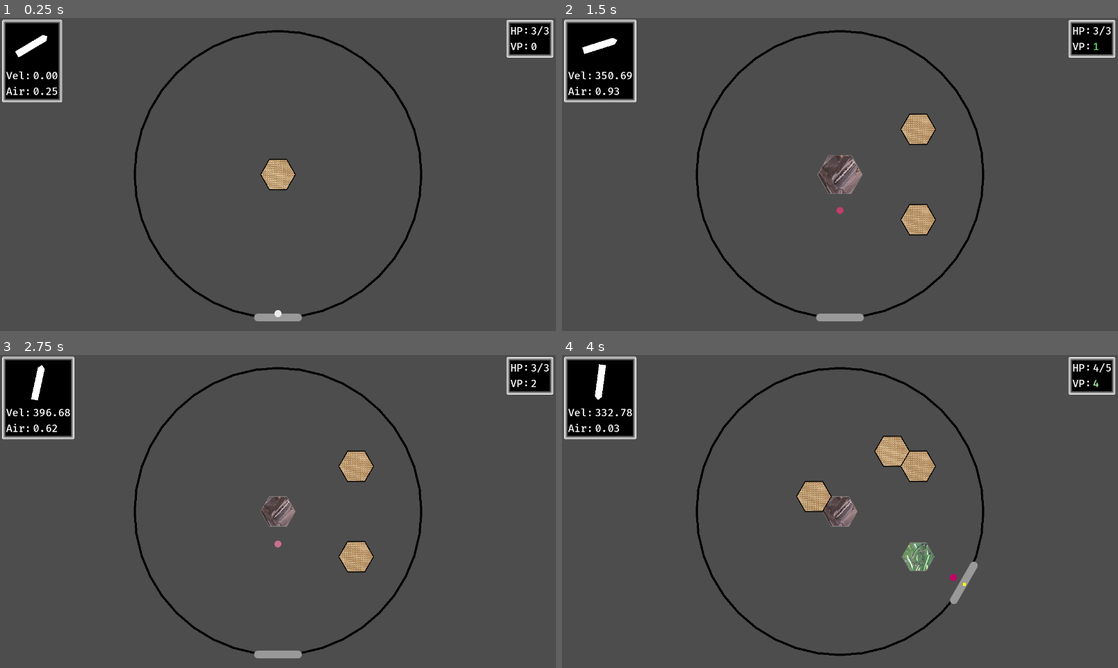
Above: before the commit, frames 1-4 (two rows, left to right).
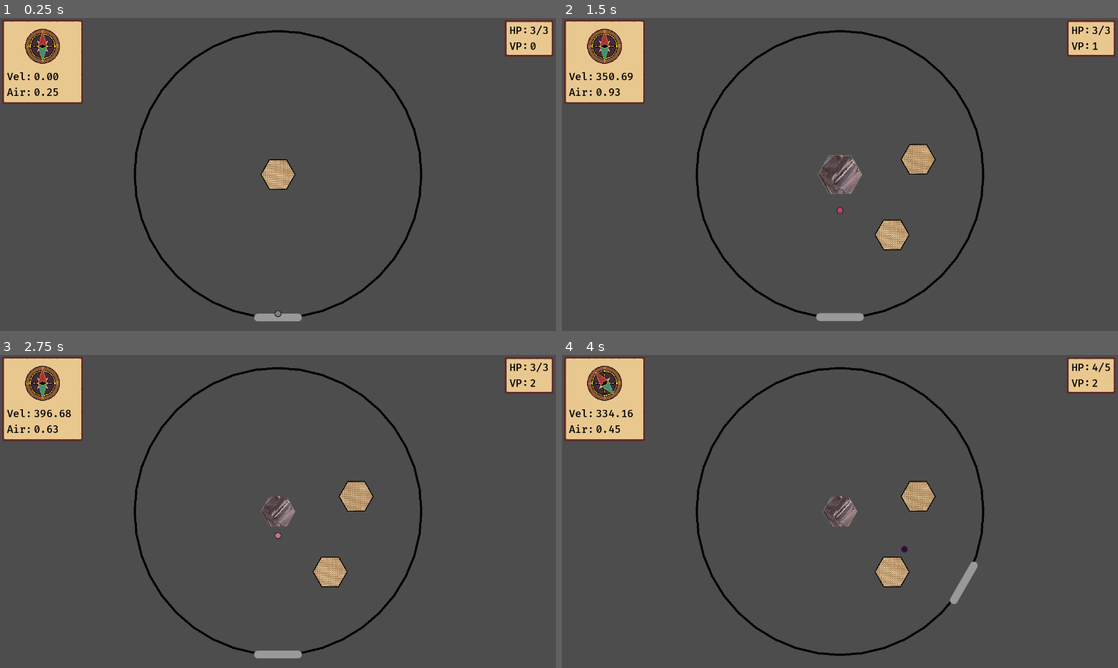
Above: after the commit, the same moments.

Repository: bjornarprytz/delay-discovery
Game: Godot game, scene res://main.tscn
Two runs of this game, one before a commit and one after it. Both use one fixed random seed, a clock stepped at 60 frames per second and the inputs below.
Inputs (mouse positions are in pixels of both pictures, inside the frame that each line leads up to):
- Up to frame 1 (0.25 s): no input
- Up to frame 2 (1.5 s): press the mouse at (840, 174) at 0.53 s; hold Right (ui_right) 0.53-1.28 s; release the mouse at (840, 174) at 1.28 s; hold Down (ui_down) from 1.28 s (still down); click (840, 174) at 1.35 s
- Up to frame 3 (2.75 s): release Down (ui_down) at 2.03 s; press the mouse at (278, 511) at 2.03 s; hold Right (ui_right) from 2.03 s (still down)
- Up to frame 4 (4 s): move the mouse to (917, 555) at 2.77 s; release Right (ui_right) at 2.78 s; release the mouse at (917, 555) at 2.78 s; hold Up (ui_up) 2.78-3.53 s; click (917, 555) at 2.85 s; press the mouse at (917, 555) at 3.53 s; hold Left (ui_left) from 3.53 s (still down)

The runs differ from the first frame. In frame 1, 5.0% of the frame differs, in the area x 0-100%, y 0-96%; in frame 2, 6.8%; in frame 3, 6.8%; in frame 4, 7.7%, in the area x 0-100%, y 0-75%.

Commit message:
many small tweaks

Diff:
--- a/src/autoloads/utility.gd
+++ b/src/autoloads/utility.gd
@@ -4,7 +4,7 @@
 	var tween = node.create_tween()
 	const shake_duration: float = 0.01
 
-	var n_shakes: int = int(duration / (shake_duration*2))
+	var n_shakes: int = int(duration / (shake_duration * 2))
 
 	for i in range(n_shakes):
 		tween.tween_property(node, "position", node.position + Vector2(randf_range(-magnitude, magnitude), randf_range(-magnitude, magnitude)), shake_duration)
@@ -56,7 +56,7 @@
 	)
 
 func random_vector() -> Vector2:
-	return Vector2(randf_range(-1,1), randf_range(-1,1))
+	return Vector2(randf_range(-1, 1), randf_range(-1, 1))
 
 func fade_in(node: CanvasItem, duration: float) -> Tween:
 	var tween = node.create_tween()
--- a/src/ball.gd
+++ b/src/ball.gd
@@ -4,6 +4,7 @@
 @export var center: Node2D
 @export var bounds_radius: float = 300.0
 @onready var audio: AudioStreamPlayer2D = %Audio
+@onready var polygon: RegularPolygon = %Polygon
 
 signal out_of_bounds
 signal hit_tile(tile: Tile)
@@ -36,4 +37,4 @@
 		audio.pitch_scale = randf_range(.9,1.1)
 		audio.play()
 
-		modulate = Utility.random_color()
+		polygon.modulate = Utility.random_color()
--- a/src/ball.tscn
+++ b/src/ball.tscn
@@ -24,10 +24,21 @@
 polygon = PackedVector2Array(8, 0, 7.60845, 2.47214, 6.47214, 4.70228, 4.70228, 6.47214, 2.47214, 7.60845, 4.89843e-16, …(270 unchanged characters)…
 
 [node name="Polygon" parent="." instance=ExtResource("1_6on2a")]
+unique_name_in_owner = true
+modulate = Color(0.548963, 0.548963, 0.548963, 1)
 color = Color(0.920995, 0.920995, 0.920995, 1)
 polygon = PackedVector2Array(8, 0, 7.60845, 2.47214, 6.47214, 4.70228, 4.70228, 6.47214, 2.47214, 7.60845, 4.89843e-16, …(270 unchanged characters)…
 size = 8.0
 n_sides = 20
+
+[node name="Border" parent="." instance=ExtResource("1_6on2a")]
+scale = Vector2(0.875, 0.875)
+color = Color(0.921569, 0.921569, 0.921569, 0)
+polygon = PackedVector2Array(8, 0, 7.60845, 2.47214, 6.47214, 4.70228, 4.70228, 6.47214, 2.47214, 7.60845, 4.89843e-16, 8, -2.47214, 7.60845, -4.70228, 6.47214, -6.47214, 4.70228, -7.60845, 2.47214, -8, 9.79685e-16, -7.60845, -2.47214, -6.47214, -4.70228, -4.70228, -6.47214, -2.47214, -7.60845, -1.46953e-15, -8, 2.47214, -7.60845, 4.70228, -6.47214, 6.47214, -4.70228, 7.60845, -2.47214)
+size = 8.0
+n_sides = 20
+border_color = Color(0.176419, 0.176419, 0.176419, 1)
+border_width = 2.3
 
 [node name="Audio" type="AudioStreamPlayer2D" parent="."]
 unique_name_in_owner = true
--- a/src/global_theme.tres
+++ b/src/global_theme.tres
@@ -9,13 +9,16 @@
 
 [sub_resource type="StyleBoxTexture" id="StyleBoxTexture_a20gn"]
 texture = ExtResource("1_hanp0")
-texture_margin_left = 9.0
-texture_margin_top = 9.0
-texture_margin_right = 9.0
-texture_margin_bottom = 9.0
+texture_margin_left = 6.0
+texture_margin_top = 6.0
+texture_margin_right = 6.0
+texture_margin_bottom = 6.0
+axis_stretch_horizontal = 1
+axis_stretch_vertical = 1
 
 [resource]
 PanelContainer/styles/panel = SubResource("StyleBoxTexture_a20gn")
+RichTextLabel/colors/default_color = Color(0, 0, 0, 1)
 RichTextLabel/font_sizes/normal_font_size = 24
 RichTextLabel/fonts/bold_font = ExtResource("2_hmq0m")
 RichTextLabel/fonts/mono_font = ExtResource("3_swvbi")
--- a/src/main.gd
+++ b/src/main.gd
@@ -17,93 +17,95 @@
 var lives = max_lives;
 
 var live_ball: Ball = null
-var current_air_time: float = 0
+var current_air_time: float = 0.0
 
 var score: int = 0:
-	set(value):
-		if score == value:
-			return
-		score = value
+    set(value):
+        if score == value:
+            return
+        score = value
 
-		score_text.text = str(score)
-		score_text.modulate = Color.LIME_GREEN
-		var tween = create_tween()
-		tween.tween_property(score_text, "modulate", Color.WHITE, 0.4)
+        score_text.text = str(score)
+        score_text.modulate = Color.LIME_GREEN
+        var tween = create_tween()
+        tween.tween_property(score_text, "modulate", Color.WHITE, 0.4)
 
 var combo: int = 0
 
 func _ready() -> void:
-	live_ball = paddle.prime()
-	live_ball.out_of_bounds.connect(_on_out_of_bounds)
-	live_ball.hit_tile.connect(_on_ball_hit_tile)
-	map.get_tile(Map.Coordinates.from_vec(Vector2.ZERO)).state = Tile.State.Placed
+    live_ball = paddle.prime()
+    live_ball.out_of_bounds.connect(_on_out_of_bounds)
+    map.get_tile(Map.Coordinates.from_vec(Vector2.ZERO)).state = Tile.State.Placed
 
-	Events.hit_tile.connect(_on_hit_tile)
-	Events.hit_paddle.connect(_on_hit_paddle)
+    Events.hit_tile.connect(_on_hit_tile)
+    Events.hit_paddle.connect(_on_hit_paddle)
 
-func _on_hit_tile(_tile: Tile):
-	score += 1
-	combo += 1
+func _on_hit_tile(tile: Tile):
+    score += 1
+    combo += 1
+
+    tile.state = Tile.State.Discovered
+
+    var tiles = map.get_tiles()
+
+    tiles.shuffle()
+
+    var placedTiles = 0
+    var undiscoveredTiles = 0
+    for t in tiles:
+        if (t.state == Tile.State.Hidden and placedTiles < TILES_TO_PLACE_UPON_DISCOVERY):
+            t.state = Tile.State.Placed
+            placedTiles += 1
+
+        if (t.state != Tile.State.Discovered):
+            undiscoveredTiles += 1
+
+
+    if undiscoveredTiles == 0:
+        score += combo
+        combo = 0
+        $CanvasLayer/WinText.show()
+        $CanvasLayer/WinText.text += ": %d" % score
+        live_ball.sleeping = true
 
 func _on_hit_paddle():
-	score += combo
-	if combo > 0:
-		paddle.splash(combo)
-	combo = 0
+    score += combo
+    if combo > 0:
+        paddle.splash(combo)
+    combo = 0
 
-	current_air_time = 0.0
+    current_air_time = 0.0
 
 
 func _process(delta: float) -> void:
-	if live_ball != null:
-		current_air_time += delta
-		compas.rotation = lerp_angle(compas.rotation, live_ball.linear_velocity.angle() + PI / 2, 0.069)
-		velocity_text.text = "%.2f" % live_ball.linear_velocity.length()
-		air_time_text.text = "%.2f" % current_air_time
+    if live_ball != null:
+        var target_angle: float = 0.0;
+        if paddle.ball == null or (live_ball != null and live_ball.sleeping):
+            current_air_time += delta
+            target_angle = paddle.rotation
+        else:
+            target_angle = live_ball.linear_velocity.angle() + PI / 2
+
+        compas.rotation = lerp_angle(compas.rotation, target_angle, 0.069)
+        velocity_text.text = "%.2f" % live_ball.linear_velocity.length()
+        air_time_text.text = "%.2f" % current_air_time
 
 
-func _on_ball_hit_tile(tile: Tile):
+func _on_out_of_bounds():
+    lives -= 1
 
-	tile.state = Tile.State.Discovered
+    bounds.border_color = Color.FIREBRICK
+    lives_text.modulate = Color.FIREBRICK
+    var tween = create_tween().set_parallel()
+    tween.tween_property(bounds, "border_color", Color.BLACK, 0.4)
+    tween.tween_property(lives_text, "modulate", Color.WHITE, 0.4)
 
-	var tiles = map.get_tiles()
+    lives_text.text = "%d/%d" % [lives, max_lives]
 
-	tiles.shuffle()
+    if lives <= 0:
+        Events.game_over.emit()
+        $CanvasLayer/GameOverText.show()
+        return
 
-	var placedTiles = 0
-	var undiscoveredTiles = 0
-	for t in tiles:
-		if (t.state == Tile.State.Hidden and placedTiles < TILES_TO_PLACE_UPON_DISCOVERY):
-			t.state = Tile.State.Placed
-			placedTiles += 1
-
-		if (t.state != Tile.State.Discovered):
-			undiscoveredTiles += 1
-
-
-	if undiscoveredTiles == 0:
-		score += combo
-		combo = 0
-		$CanvasLayer/WinText.show()
-		$CanvasLayer/WinText.text += ": %d" % score
-		live_ball.sleeping = true
-
-func _on_out_of_bounds():
-	lives -= 1
-
-	bounds.border_color = Color.FIREBRICK
-	lives_text.modulate = Color.FIREBRICK
-	var tween = create_tween().set_parallel()
-	tween.tween_property(bounds, "border_color", Color.BLACK, 0.4)
-	tween.tween_property(lives_text, "modulate", Color.WHITE, 0.4)
-
-	lives_text.text = "%d/%d" % [lives, max_lives]
-
-	if lives <= 0:
-		Events.game_over.emit()
-		$CanvasLayer/GameOverText.show()
-		return
-
-	live_ball = paddle.prime()
-	live_ball.out_of_bounds.connect(_on_out_of_bounds)
-	live_ball.hit_tile.connect(_on_ball_hit_tile)
+    live_ball = paddle.prime()
+    live_ball.out_of_bounds.connect(_on_out_of_bounds)
--- a/src/main.tscn
+++ b/src/main.tscn
@@ -1,9 +1,10 @@
-[gd_scene load_steps=6 format=3 uid="uid://cgrejd4v5ywd3"]
+[gd_scene load_steps=7 format=3 uid="uid://cgrejd4v5ywd3"]
 
 [ext_resource type="Script" uid="uid://tp28iu7ohnfr" path="res://main.gd" id="1_36qea"]
 [ext_resource type="PackedScene" uid="uid://crh12xrqxu5pj" path="res://paddle.tscn" id="2_b8pg1"]
 [ext_resource type="PackedScene" uid="uid://b1dfdw4rumhvh" path="res://map/map.tscn" id="2_kyjqu"]
-[ext_resource type="Texture2D" uid="uid://cwts7pcxhmcor" path="res://assets/img/white-square.png" id="3_lquwl"]
+[ext_resource type="Texture2D" uid="uid://ctkaxf4hplimm" path="res://assets/img/Compass.png" id="3_7mycd"]
+[ext_resource type="Texture2D" uid="uid://cj3wmnqgaysox" path="res://assets/img/CompassNeedle.png" id="3_lquwl"]
 [ext_resource type="PackedScene" uid="uid://c57sfkee815gl" path="res://map/polygon.tscn" id="4_3fmah"]
 
 [node name="Main" type="Node2D"]
@@ -20,6 +21,7 @@
 [node name="CanvasLayer" type="CanvasLayer" parent="."]
 
 [node name="Lives" type="PanelContainer" parent="CanvasLayer"]
+texture_filter = 1
 anchors_preset = 1
 anchor_left = 1.0
 anchor_right = 1.0
@@ -29,38 +31,45 @@
 offset_bottom = 55.0
 grow_horizontal = 0
 
-[node name="CenterContainer" type="CenterContainer" parent="CanvasLayer/Lives"]
-layout_mode = 2
-
-[node name="VBoxContainer" type="VBoxContainer" parent="CanvasLayer/Lives/CenterContainer"]
-layout_mode = 2
-
-[node name="Lives" type="HBoxContainer" parent="CanvasLayer/Lives/CenterContainer/VBoxContainer"]
-layout_mode = 2
-
-[node name="LivesHeader" type="RichTextLabel" parent="CanvasLayer/Lives/CenterContainer/VBoxContainer/Lives"]
+[node name="MarginContainer" type="MarginContainer" parent="CanvasLayer/Lives"]
+layout_mode = 2
+theme_override_constants/margin_left = 5
+theme_override_constants/margin_top = 2
+theme_override_constants/margin_right = 5
+theme_override_constants/margin_bottom = 2
+
+[node name="CenterContainer" type="CenterContainer" parent="CanvasLayer/Lives/MarginContainer"]
+layout_mode = 2
+
+[node name="VBoxContainer" type="VBoxContainer" parent="CanvasLayer/Lives/MarginContainer/CenterContainer"]
+layout_mode = 2
+
+[node name="Lives" type="HBoxContainer" parent="CanvasLayer/Lives/MarginContainer/CenterContainer/VBoxContainer"]
+layout_mode = 2
+
+[node name="LivesHeader" type="RichTextLabel" parent="CanvasLayer/Lives/MarginContainer/CenterContainer/VBoxContainer/Lives"]
 layout_mode = 2
 text = "HP:"
 fit_content = true
 autowrap_mode = 0
 
-[node name="LivesText" type="RichTextLabel" parent="CanvasLayer/Lives/CenterContainer/VBoxContainer/Lives"]
+[node name="LivesText" type="RichTextLabel" parent="CanvasLayer/Lives/MarginContainer/CenterContainer/VBoxContainer/Lives"]
 unique_name_in_owner = true
 layout_mode = 2
 text = "3/3"
 fit_content = true
 autowrap_mode = 0
 
-[node name="Score" type="HBoxContainer" parent="CanvasLayer/Lives/CenterContainer/VBoxContainer"]
-layout_mode = 2
-
-[node name="ScoreHeader" type="RichTextLabel" parent="CanvasLayer/Lives/CenterContainer/VBoxContainer/Score"]
+[node name="Score" type="HBoxContainer" parent="CanvasLayer/Lives/MarginContainer/CenterContainer/VBoxContainer"]
+layout_mode = 2
+
+[node name="ScoreHeader" type="RichTextLabel" parent="CanvasLayer/Lives/MarginContainer/CenterContainer/VBoxContainer/Score"]
 layout_mode = 2
 text = "VP:"
 fit_content = true
 autowrap_mode = 0
 
-[node name="ScoreText" type="RichTextLabel" parent="CanvasLayer/Lives/CenterContainer/VBoxContainer/Score"]
+[node name="ScoreText" type="RichTextLabel" parent="CanvasLayer/Lives/MarginContainer/CenterContainer/VBoxContainer/Score"]
 unique_name_in_owner = true
 layout_mode = 2
 text = "0"
@@ -106,77 +115,89 @@
 autowrap_mode = 0
 
 [node name="Diag" type="PanelContainer" parent="CanvasLayer"]
+texture_filter = 1
 offset_left = 5.0
 offset_top = 4.0
-offset_right = 128.0
+offset_right = 191.0
 offset_bottom = 194.0
 
-[node name="CenterContainer" type="CenterContainer" parent="CanvasLayer/Diag"]
-layout_mode = 2
-
-[node name="VB" type="VBoxContainer" parent="CanvasLayer/Diag/CenterContainer"]
-layout_mode = 2
-
-[node name="CenterContainer" type="CenterContainer" parent="CanvasLayer/Diag/CenterContainer/VB"]
-layout_mode = 2
-
-[node name="Control" type="Control" parent="CanvasLayer/Diag/CenterContainer/VB/CenterContainer"]
+[node name="MarginContainer" type="MarginContainer" parent="CanvasLayer/Diag"]
+layout_mode = 2
+theme_override_constants/margin_left = 5
+theme_override_constants/margin_top = 5
+theme_override_constants/margin_right = 5
+theme_override_constants/margin_bottom = 5
+
+[node name="VB" type="VBoxContainer" parent="CanvasLayer/Diag/MarginContainer"]
+layout_mode = 2
+
+[node name="CenterContainer" type="CenterContainer" parent="CanvasLayer/Diag/MarginContainer/VB"]
+layout_mode = 2
+
+[node name="Control" type="Control" parent="CanvasLayer/Diag/MarginContainer/VB/CenterContainer"]
 custom_minimum_size = Vector2(100, 100)
 layout_mode = 2
 
-[node name="Compas" type="TextureRect" parent="CanvasLayer/Diag/CenterContainer/VB/CenterContainer/Control"]
-unique_name_in_owner = true
-layout_mode = 2
-offset_left = 42.0
-offset_top = 9.0
-offset_right = 58.0
-offset_bottom = 91.0
-pivot_offset = Vector2(8, 41)
+[node name="CompasBackground" type="TextureRect" parent="CanvasLayer/Diag/MarginContainer/VB/CenterContainer/Control"]
+texture_filter = 1
+layout_mode = 1
+anchors_preset = 8
+anchor_left = 0.5
+anchor_top = 0.5
+anchor_right = 0.5
+anchor_bottom = 0.5
+offset_left = -20.0
+offset_top = -20.0
+offset_right = 20.0
+offset_bottom = 20.0
+grow_horizontal = 2
+grow_vertical = 2
+texture = ExtResource("3_7mycd")
+
+[node name="Compas" type="TextureRect" parent="CanvasLayer/Diag/MarginContainer/VB/CenterContainer/Control"]
+unique_name_in_owner = true
+texture_filter = 1
+layout_mode = 1
+anchors_preset = 8
+anchor_left = 0.5
+anchor_top = 0.5
+anchor_right = 0.5
+anchor_bottom = 0.5
+offset_left = -40.0
+offset_top = -40.0
+offset_right = 40.0
+offset_bottom = 40.0
+grow_horizontal = 2
+grow_vertical = 2
+pivot_offset = Vector2(40, 40)
 texture = ExtResource("3_lquwl")
 
-[node name="RichTextLabel" type="ColorRect" parent="CanvasLayer/Diag/CenterContainer/VB/CenterContainer/Control/Compas"]
-layout_mode = 0
-offset_left = 5.0
-offset_top = -3.0
-offset_right = 12.0
-offset_bottom = 15.0
-rotation = -0.785398
-color = Color(0, 0, 0, 1)
-
-[node name="RichTextLabel2" type="ColorRect" parent="CanvasLayer/Diag/CenterContainer/VB/CenterContainer/Control/Compas"]
-offset_left = 4.0
-offset_top = -6.0
-offset_right = 11.0
-offset_bottom = 12.0
-rotation = 0.785398
-color = Color(0, 0, 0, 1)
-
-[node name="Velocity" type="HBoxContainer" parent="CanvasLayer/Diag/CenterContainer/VB"]
-layout_mode = 2
-
-[node name="Header" type="RichTextLabel" parent="CanvasLayer/Diag/CenterContainer/VB/Velocity"]
+[node name="Velocity" type="HBoxContainer" parent="CanvasLayer/Diag/MarginContainer/VB"]
+layout_mode = 2
+
+[node name="Header" type="RichTextLabel" parent="CanvasLayer/Diag/MarginContainer/VB/Velocity"]
 layout_mode = 2
 text = "Vel:"
 fit_content = true
 autowrap_mode = 0
 
-[node name="VelocityText" type="RichTextLabel" parent="CanvasLayer/Diag/CenterContainer/VB/Velocity"]
+[node name="VelocityText" type="RichTextLabel" parent="CanvasLayer/Diag/MarginContainer/VB/Velocity"]
 unique_name_in_owner = true
 layout_mode = 2
 text = "0.0"
 fit_content = true
 autowrap_mode = 0
 
-[node name="AirTime" type="HBoxContainer" parent="CanvasLayer/Diag/CenterContainer/VB"]
-layout_mode = 2
-
-[node name="Header" type="RichTextLabel" parent="CanvasLayer/Diag/CenterContainer/VB/AirTime"]
+[node name="AirTime" type="HBoxContainer" parent="CanvasLayer/Diag/MarginContainer/VB"]
+layout_mode = 2
+
+[node name="Header" type="RichTextLabel" parent="CanvasLayer/Diag/MarginContainer/VB/AirTime"]
 layout_mode = 2
 text = "Air:"
 fit_content = true
 autowrap_mode = 0
 
-[node name="AirTimeText" type="RichTextLabel" parent="CanvasLayer/Diag/CenterContainer/VB/AirTime"]
+[node name="AirTimeText" type="RichTextLabel" parent="CanvasLayer/Diag/MarginContainer/VB/AirTime"]
 unique_name_in_owner = true
 layout_mode = 2
 text = "0.0"
--- a/src/map/tile.gd
+++ b/src/map/tile.gd
@@ -135,6 +135,7 @@
 			audio.play()
 
 			ball.set_deferred("global_position", global_position)
+			Utility.shake(self, 0.69, 4.0)
 			await get_tree().create_timer(.69).timeout
 			ball.sleeping = false
 			ball.show()
@@ -150,12 +151,13 @@
 
 			for w in waters:
 				if w != self:
+					Utility.jiggle(self, -.1)
 					w.teleport_to(ball)
 					break
 		TileInfo.TerrainType.Mountain:
 			pass
 		TileInfo.TerrainType.Plains:
-			ball.linear_velocity *= 1.1
+			ball.linear_velocity *= 1.2
 
 func teleport_to(ball: Ball):
 	is_being_teleported_to = true
@@ -166,7 +168,8 @@
 
 	ball.set_deferred("global_position", global_position)
 	await get_tree().create_timer(.69).timeout
+	Utility.jiggle(self, .1)
 
 	ball.sleeping = false
 	ball.show()
-	ball.apply_impulse(cur_velocity.normalized().rotated(randf_range(-PI/16, PI/16)) * 169.0)
+	ball.apply_impulse(cur_velocity.normalized().rotated(randf_range(-PI / 16, PI / 16)) * 169.0)
--- a/src/map/tile.tscn
+++ b/src/map/tile.tscn
@@ -48,6 +48,7 @@
 
 [node name="Border" parent="." instance=ExtResource("1_jf52k")]
 unique_name_in_owner = true
+scale = Vector2(0.981495, 0.981495)
 color = Color(1, 1, 1, 0)
 polygon = PackedVector2Array(40, 0, 20, 34.641, -20, 34.641, -40, 4.89843e-15, -20, -34.641, 20, -34.641)
 size = 40.0
--- a/src/paddle.gd
+++ b/src/paddle.gd
@@ -6,8 +6,9 @@
 @export var center: Node2D
 @export var radius: float = 300.0
 @onready var score_splash: CPUParticles2D = %ScoreSplash
+@onready var visual: Panel = %Visual
 
-var _ball: Ball = null
+var ball: Ball = null
 
 var move_factor: float = 0.0
 var inertia: float = 0.0
@@ -25,7 +26,7 @@
 	pivot_offset = Vector2.UP * radius
 
 # Called every frame. 'delta' is the elapsed time since the previous frame.
-func _process(delta: float) -> void:
+func _process(_delta: float) -> void:
 	var inputVector = Vector2.ZERO
 
 	if (Input.get_connected_joypads().size() > 0):
@@ -58,32 +59,32 @@
 	if event.is_action_pressed("ui_right") or event.is_action_released("ui_left"):
 		move_factor -= 1.0
 
+	if (event.is_action_pressed("launch")):
+		if ball != null:
+			launch_ball()
+		else:
+			var tween = create_tween()
+			tween.tween_property(visual, "position:y", -20.0, 0.069)
+			tween.tween_property(visual, "position:y", 0.0, 0.069)
 
-	if _ball != null:
-		if joyPadConnected && event is InputEventJoypadButton and event.is_pressed() and event.button_index == JOY_BUTTON_A:
-			launch_ball()
-		elif !joyPadConnected && event is InputEventMouseButton and event.button_index == MOUSE_BUTTON_LEFT and event.is_pressed():
-			launch_ball()
 
 func launch_ball():
-	_ball.sleeping = false
-	_ball.reparent(get_tree().root)
-	var impulse = center.global_position - global_position
-	_ball.apply_impulse(impulse)
-	_ball = null
+	ball.sleeping = false
+	ball.reparent(get_tree().root)
+	var impulse = (center.global_position - global_position)
+	ball.apply_impulse(impulse)
+	ball = null
 
 func splash(amount: int):
 	score_splash.amount = amount
 	score_splash.emitting = true
 
 func prime() -> Ball:
-	var ball = Create.ball()
+	ball = Create.ball()
 
 	add_child(ball)
 	ball.sleeping = true
 	ball.center = center
 	ball.bounds_radius = radius + BOUNDS_GRACE
 
-	_ball = ball
-
 	return ball
--- a/src/paddle.tscn
+++ b/src/paddle.tscn
@@ -27,23 +27,25 @@
 script = ExtResource("1_6jjh0")
 
 [node name="Visual" type="Panel" parent="."]
+unique_name_in_owner = true
 layout_mode = 0
 offset_left = -55.0
 offset_right = 55.0
 offset_bottom = 18.0
 theme_override_styles/panel = SubResource("StyleBoxFlat_fsyeq")
 
-[node name="RB" type="StaticBody2D" parent="."]
-position = Vector2(0, 2)
+[node name="Body" type="StaticBody2D" parent="Visual"]
+position = Vector2(55, 2)
 physics_material_override = SubResource("PhysicsMaterial_ncc7w")
 
-[node name="Shape" type="CollisionShape2D" parent="RB"]
+[node name="Shape" type="CollisionShape2D" parent="Visual/Body"]
 position = Vector2(0, 7)
 rotation = 1.5708
 shape = SubResource("CapsuleShape2D_fypn4")
 
-[node name="ScoreSplash" type="CPUParticles2D" parent="."]
+[node name="ScoreSplash" type="CPUParticles2D" parent="Visual"]
 unique_name_in_owner = true
+position = Vector2(55, 0)
 emitting = false
 texture = ExtResource("2_tbytw")
 lifetime = 0.69
--- a/src/project.godot
+++ b/src/project.godot
@@ -42,6 +42,15 @@
 "mipmaps/generate": true
 }
 
+[input]
+
+launch={
+"deadzone": 0.2,
+"events": [Object(InputEventJoypadButton,"resource_local_to_scene":false,"resource_name":"","device":-1,"button_index":0,"pressure":0.0,"pressed":true,"script":null)
+, Object(InputEventMouseButton,"resource_local_to_scene":false,"resource_name":"","device":-1,"window_id":0,"alt_pressed":false,"shift_pressed":false,"ctrl_pressed":false,"meta_pressed":false,"button_mask":1,"position":Vector2(224, 20),"global_position":Vector2(233, 68),"factor":1.0,"button_index":1,"canceled":false,"pressed":true,"double_click":false,"script":null)
+]
+}
+
 [layer_names]
 
 2d_physics/layer_1="paddle"
Binary file added: src/assets/img/Compass.png
Not shown, added: src/assets/img/Compass.png.import
Binary file added: src/assets/img/CompassNeedle.png
Not shown, added: src/assets/img/CompassNeedle.png.import
Binary file changed: src/assets/panel-texture.png
Not shown, changed: readme.md
